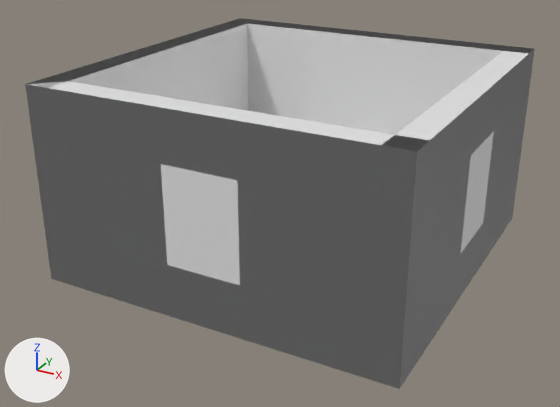
Two versions of the FBX model Assets/Props/Mesh/dungeonpreset.fbx, one commit apart.
Camera for both pictures: a 50 mm lens placed at (4.99, -9.72, 3.23), pointed at (-0.15, -0.38, -1.44). Every picture has the same lights, and +X, +Y and +Z are marked at lower left. Vertices at the same position are counted once.

The first picture shows 'EastWall', 'EastWallPlug', 'EastwallDoorway', 'Northwall', 'NorthwallPlug', 'SouthWalDoorway', 'SouthWall', 'SouthWallplug', 'WestWall', 'WestWallDoorway'.
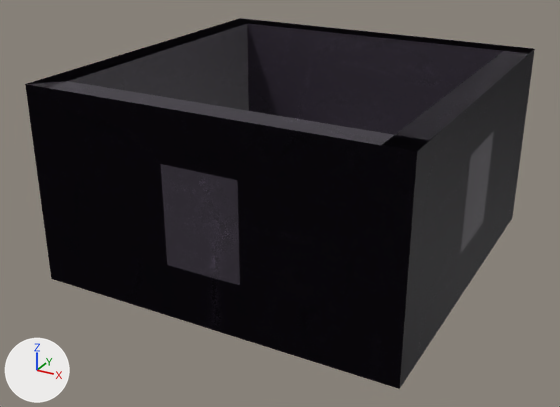
Location of each change, [x1, y1, x2, y2] in pixels of the pictures (560 x 407 px):
'SouthWalDoorway', surface changed, recoloured (grey to black)
    both: [25, 81, 417, 389]
'SouthWall', surface changed, recoloured (grey to black)
    both: [27, 81, 417, 389]
'Northwall', surface changed, recoloured (grey to black)
    both: [242, 19, 533, 135]
'EastwallDoorway', surface changed (grey to black)
    both: [395, 50, 533, 389]
'EastWall', surface changed, recoloured (white to black)
    both: [395, 49, 535, 389]
'WestWall', surface changed, recoloured (grey to black)
    both: [70, 24, 249, 111]
'WestWallDoorway', surface changed, recoloured (grey to black)
    both: [27, 18, 247, 84]
'SouthWallplug', surface changed (grey to black)
    both: [27, 81, 416, 151]
'EastWallPlug', surface changed
    both: [396, 49, 532, 148]
'NorthwallPlug', surface changed
    both: [241, 18, 532, 51]
part 1 of me_cube_005, surface changed (grey to black)
    before: [397, 49, 535, 329]
    after: [395, 49, 535, 389]

What the commit changed:
Picture 'HollWall.png' (img_hollwall_png) is new.
Picture 'MuckWall.png' (img_muckwall_png) is new.
In material 'Material' (mat_material), base_color is no longer (0.8, 0.8, 0.8), white #e7e7e7.
In material 'Material' (mat_material), texture is now set to img_muckwall_png.
Material 'Material.001' (mat_material_001) is new.
Its texture is img_hollwall_png.
me_cube_008 has 10 vertices, 4 faces and spans x -2.67..2.67, y 2.28..2.67, z -2.28..0.6.
me_cube_008 no longer uses material mat_material (white #e7e7e7).
me_cube_008 now uses material mat_material_001 (picture img_hollwall_png).
me_cube_003 has 10 vertices, 4 faces and spans x -2.67..-2.28, y -2.67..2.67, z -2.28..0.6.
me_cube_003 no longer uses material mat_material (white #e7e7e7).
me_cube_003 now uses material mat_material_001 (picture img_hollwall_png).
me_cube_005 has 10 vertices, 4 faces and spans x 2.28..2.67, y -2.67..2.67, z -2.28..0.6.
me_cube_005 is used by ob_eastwall; location (0.0, 0.0, 0.0).
me_cube_005 no longer uses material mat_material (white #e7e7e7).
me_cube_005 part 1: texture (UV) coordinates of 4 of 4 faces, centred in x 2.28..2.67, y 0.0, z -1.9..0.6, changed; they spanned u 0.38..0.64, v 0.5..0.75 and now span u -0.2..0.55, v -0.16..0.94.
me_cube_005 now uses material mat_material_001 (picture img_hollwall_png).
me_cube_009 has 10 vertices, 4 faces and spans x -2.67..2.67, y -2.67..-2.28, z -2.28..0.6.
me_cube_009 no longer uses material mat_material (white #e7e7e7).
me_cube_009 now uses material mat_material_001 (picture img_hollwall_png).
me_cube_006 has 18 vertices, 14 faces and spans x -2.67..2.67, y -2.67..-2.28, z -2.28..0.6.
me_cube_006 no longer uses material mat_material (white #e7e7e7).
me_cube_006 now uses material mat_material_001 (picture img_hollwall_png).
me_cube_014 has 18 vertices, 14 faces and spans x -2.67..-2.28, y -2.67..2.67, z -2.28..0.6.
me_cube_014 no longer uses material mat_material (white #e7e7e7).
me_cube_014 now uses material mat_material_001 (picture img_hollwall_png).
